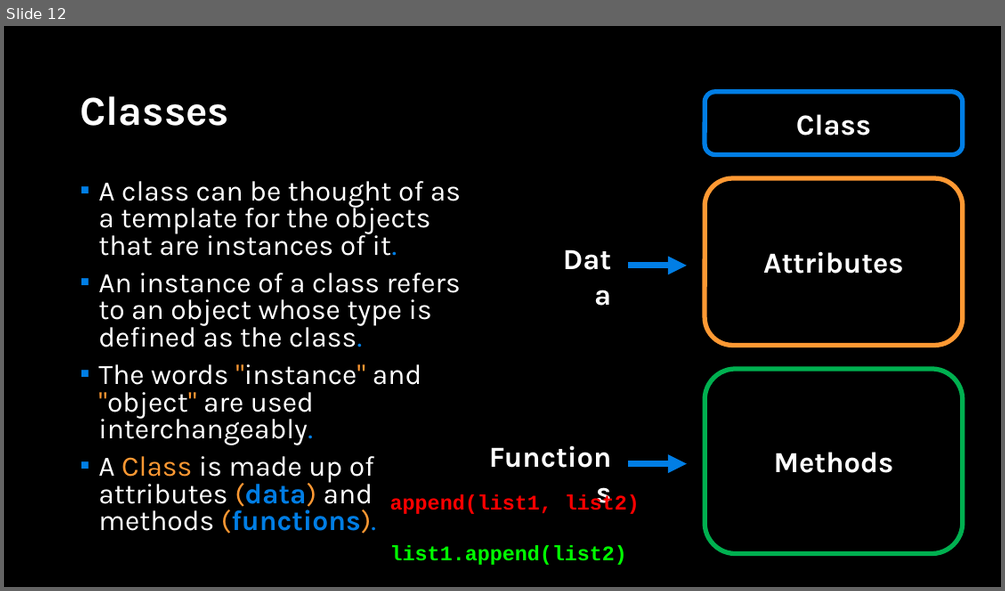
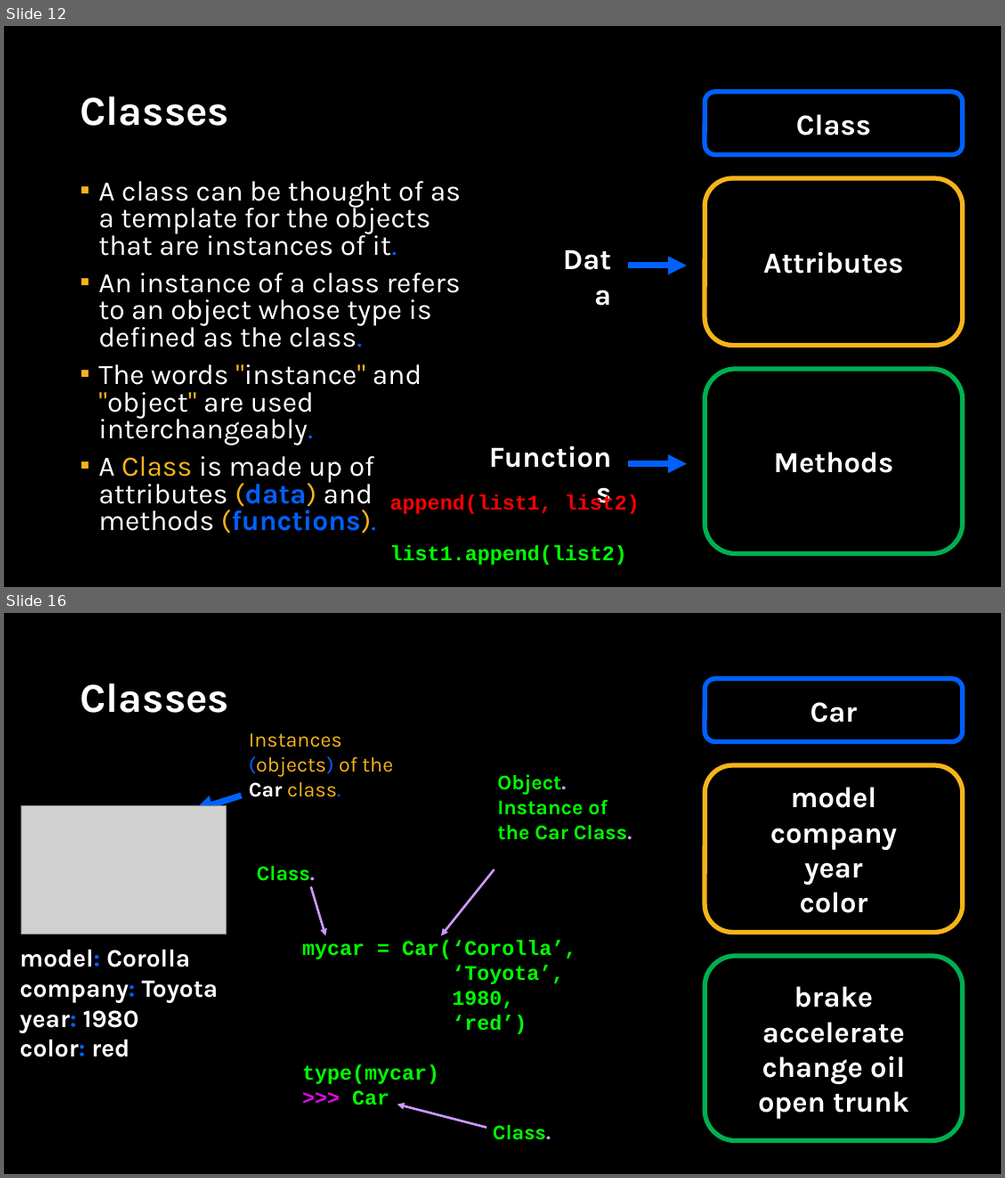
Before and after one commit to APS106/APS106-winter-2024-kinsella-goodfellow, a slide deck: lectures/week9/lecture2/slides/week9_lecture2.pptx. Shown one above the other, each under a label of ours: slide 12 before the commit, slides 12 and 16 after it; the slides between them are not shown. The pictures are 1005x591 and 1005x1178 pixels, drawn with LibreOffice and Linux fonts; fonts in the diff are those of the drawing; grey boxes stand for pictures; background and template pictures are left out. Boxes give left, top, right and bottom in pixels: in the first picture for what was removed or moved away, otherwise in the second. Text is boxed around its words. In the diff, an @@ line names an element or a change of style, - is before the commit and + after.

```diff
--- a/lectures/week9/lecture2/slides/week9_lecture2.pptx
+++ b/lectures/week9/lecture2/slides/week9_lecture2.pptx
@@ slide 16 added at (x1=4, y1=613, x2=1001, y2=1174), background picture (left out) @@
@@ title added at (x1=80, y1=683, x2=229, y2=713), 39.6 pt, text #FFFFFF, bold @@
+Classes
@@ rounded rectangle added at (x1=704, y1=679, x2=963, y2=742), outline #0061FF 4.5 pt, 28 pt, text #FFFFFF, bold @@
+Car
@@ text added at (x1=249, y1=733, x2=393, y2=797), 20 pt, text #F7B41A @@
+Instances (objects) of the Car class.
@@ rounded rectangle added at (x1=704, y1=765, x2=963, y2=933), outline #F7B41A 4.5 pt, 28 pt, text #FFFFFF, bold @@
+model
+company
+year
+color
@@ arrow added from (241, 795) to (194, 811), #0061FF 6 pt @@
@@ text added at (x1=497, y1=774, x2=631, y2=840), 20 pt, text #00FF00, bold @@
+Object.
+Instance of the Car Class.
@@ picture added at (x1=21, y1=806, x2=226, y2=934) @@
@@ text added at (x1=257, y1=866, x2=315, y2=881), 20 pt, text #00FF00, bold @@
+Class.
@@ arrow added from (494, 869) to (442, 936), #CC99FF 2.25 pt @@
@@ arrow added from (310, 887) to (325, 936), #CC99FF 2.25 pt @@
@@ text added at (x1=20, y1=949, x2=218, y2=1057), 24 pt, text #FFFFFF, bold @@
+model: Corolla
+company: Toyota
+year: 1980
+color: red
@@ text added at (x1=302, y1=940, x2=576, y2=1105), 20 pt, text #00FF00, bold @@
+mycar = Car(‘Corolla’,
+‘Toyota’,
+1980,
+‘red’)
+type(mycar)
+>>> Car
@@ rounded rectangle added at (x1=704, y1=956, x2=963, y2=1140), outline #00B050 4.5 pt, 28 pt, text #FFFFFF, bold @@
+brake
+accelerate
+change oil
+open trunk
@@ arrow added from (486, 1127) to (397, 1104), #CC99FF 2.25 pt @@
@@ text added at (x1=493, y1=1125, x2=550, y2=1140), 20 pt, text #00FF00, bold @@
+Class.
@@ slide 12 changed as well @@
@@ rounded rectangle "Class" at (x1=704, y1=92, x2=963, y2=155): outline #017EE5 4.5 pt to #0061FF 4.5 pt @@
@@ text "A class can be thought ..." at (x1=98, y1=181, x2=461, y2=531): text colour #017EE5 to #0061FF in "it.", "class.", "interchangeably.", "(data) (functions)."; text colour #FF9933 to #F7B41A in ""instance" "object"", "Class (data) (functions)."; bullet colour #007EE5 to #F7B41A @@
@@ rounded rectangle "Attributes" at (x1=704, y1=178, x2=963, y2=346): outline #FF9933 4.5 pt to #F7B41A 4.5 pt @@
@@ arrow (628, 265) - (687, 265): stroke #017EE5 6 pt to #0061FF 6 pt @@
@@ arrow (628, 464) - (687, 464): stroke #017EE5 6 pt to #0061FF 6 pt @@
```
Also in this commit, not shown: 43 other slides changed, 3 other slides added, 8 other files.
